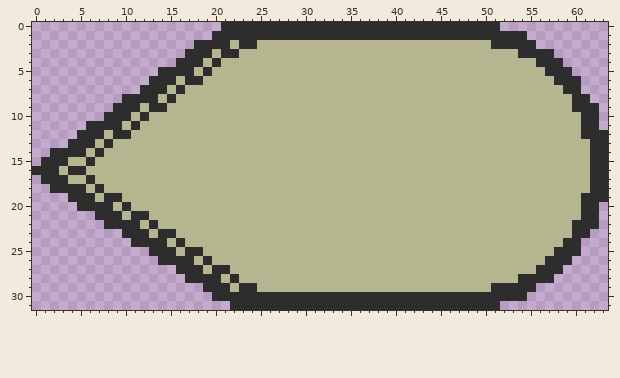
Two states of a pixel-art sprite, Assets/Pictures/FloorPointer_off.png. The picture above was drawn from the file before the commit.
The file is 64x32 pixels.
New version:
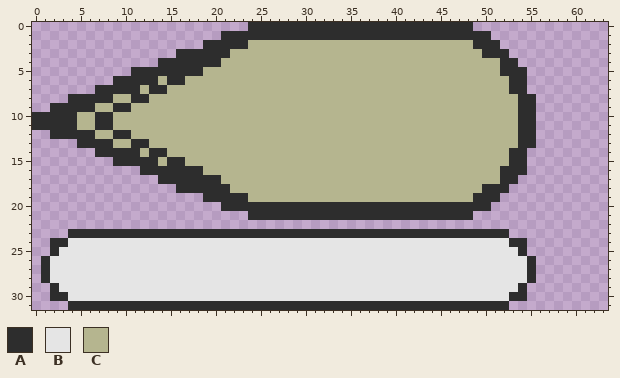
Palette (. is transparent): A #2d2d2d  B #e5e5e5  C #b5b58f
The edit:
Changed rows in their new state; - is an unchanged pixel.
first column x 0:
 0 ---------------------...-------------------------...------------
 1 --------------------.------------------------------....---------
 2 ------------------.---A-C------------------------AA-....--------
 3 ----------------A---A-C---------------------------AAA.....------
 4 --------------AA---A--------------------------------AA.....-----
 5 -----------AAA----AC--------------------------------AAA.....----
 6 ---------AAAA-C-ACC----------------------------------AA......---
 7 -------AAAAAC---C------------------------------------AA......---
 8 ----AAAAACC--C-C--------------------------------------AA......--
 9 --AAAAACC--C-CC---------------------------------------AA.......-
10 AAAAACCA-CC-C-----------------------------------------AA.......-
11 AAAAACC--C-C------------------------------------------AA.......-
12 --AAA--C----------------------------------------------AA........
13 ----.--A---AA-----------------------------------------AA........
14 --.....-AAAA-AA--------------------------------------AA.........
15 -........AAAAA-AA------------------------------------AA.........
16 ............AAAAAAA---------------------------------AAA.........
17 -.............AAAAAAA-------------------------------AA..........
18 --..............AAAAAA----------------------------AAA...........
19 ----...............AAAAA-------------------------AAA............
20 -----................AAAAAAAAAAAAAAAAAAAAAAAAAAAAAA............-
21 -------.................AAAAAAAAAAAAAAAAAAAAAAAAA..............-
22 --------.......................................................-
23 ----AAAAAA---A--AAAAAAAAAAAAAAAAAAAAAAAAAAAAAAAAAAAAA.........--
24 --AABBBBBBBBBBBBBBBBBBBBBBBBBBBBBBBBBBBBBBBBBBBBBBBBBAA......---
25 --ABBBBBBBBBBBBBBBBBBBBBBBBBBBBBBBBBBBBBBBBBBBBBBBBBBBA......---
26 -ABBBBBBBBBBBBBBBBBBBBBBBBBBBBBBBBBBBBBBBBBBBBBBBBBBBBBA....----
27 -ABBBBBBBBBBBBBBBBBBBBBBBBBBBBBBBBBBBBBBBBBBBBBBBBBBBBBA...-----
28 -ABBBBBBBBBBBBBBBBBBBBBBBBBBBBBBBBBBBBBBBBBBBBBBBBBBBBB-..------
29 --ABBBBBBBBBBBBBBBBBBBBBBBBBBBBBBBBBBBBBBBBBBBBBBBBBBB-.--------
30 --AABBBBBBBBBBBBBBBBBBBBBBBBBBBBBBBBBBBBBBBBBBBBBBBBB-----------
31 ----AAAAAAAAAAAAAAAAAA------------------------------A-----------
